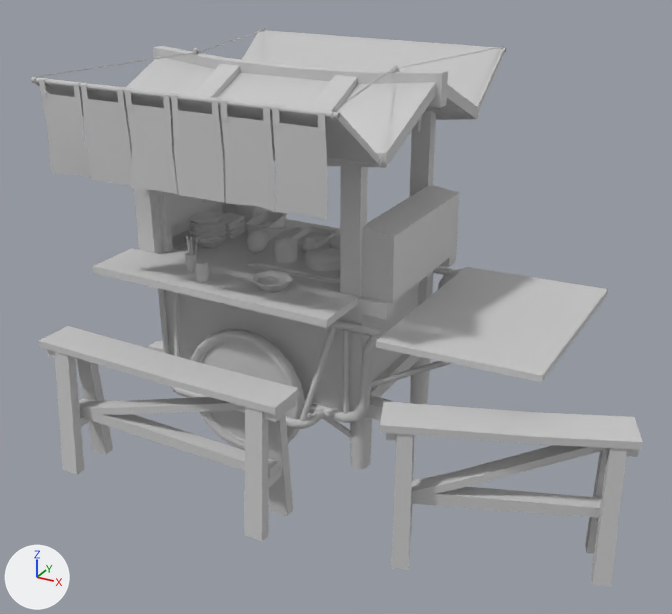
The OBJ model Codigo_fuente/Models/FoodTrucks/Ft3/yatai.obj, before and after one commit.
Before and after are seen from a 50 mm camera at (48.4, -62.1, 49.0) aimed at (11.0, 5.9, 15.0). Lighting does not change. The marker at lower left points along +X, +Y and +Z. Where no turn or scale is listed for an object, it has been applied to the vertices.

The first picture shows 'SM_Yatai', 'SM_Yatai_bench', 'SM_yatai_bench2', 'SM_yatai_props'.
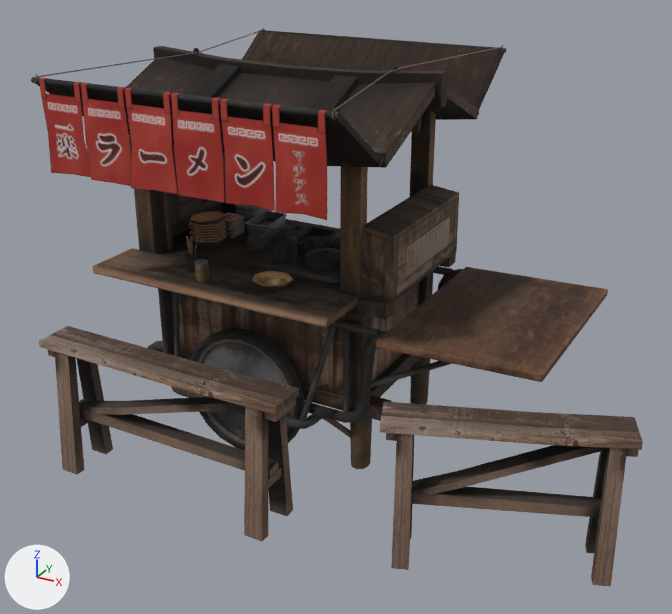
The newer file is also turned or shifted as a whole; pictures and numbers use the older file's frame.

Pixel boxes [x1, y1, x2, y2] of what changed, in the pictures (672 x 614 px):
'SM_Yatai', recoloured
    both: [31, 28, 608, 469]
'SM_Yatai_bench', recoloured (grey to brown)
    both: [39, 326, 299, 541]
'SM_yatai_bench2', recoloured (grey to brown)
    both: [380, 401, 643, 586]
'SM_yatai_props', recoloured
    both: [185, 204, 330, 292]

What changed in the scene script:
```text
Add img_t_yatai_props_d_tga:
    img_t_yatai_props_d_tga = load_image('T_Yatai-Props_D.tga', 'T_Yatai-Props_D.tga', 512, 512, 'sRGB')
Add img_t_yatai_bench_d_tga:
    img_t_yatai_bench_d_tga = load_image('T_Yatai-bench_D.tga', 'T_Yatai-bench_D.tga', 512, 512, 'sRGB')
Add img_t_yatai4096_d2_tga:
    img_t_yatai4096_d2_tga = load_image('T_Yatai4096_D2.tga', 'T_Yatai4096_D2.tga', 512, 512, 'sRGB')
Add mat_yatai_material__1:
    mat_yatai_material__1 = principled_material('yatai_Material__1')
    mat_yatai_material__1.texture = img_t_yatai_props_d_tga
    mat_yatai_material__1.roughness = 0.9
Add mat_yatai_material__44:
    mat_yatai_material__44 = principled_material('yatai_Material__44')
    mat_yatai_material__44.texture = img_t_yatai_bench_d_tga
    mat_yatai_material__44.roughness = 0.9
Add mat_yatai_material__0:
    mat_yatai_material__0 = principled_material('yatai_Material__0')
    mat_yatai_material__0.texture = img_t_yatai4096_d2_tga
    mat_yatai_material__0.roughness = 0.9
Change me_sm_yatai:
    where me_sm_yatai.from_pydata(...)  # 2832 vertices, 4739 faces; spans x -11.6..32.2, y -6.6..28.4, z 0.3..36.0
    remove me_sm_yatai.materials.append(mat_material__0)  # light grey #cacaca
    add me_sm_yatai.materials.append(mat_yatai_material__0)  # picture img_t_yatai4096_d2_tga
Change me_sm_yatai_bench:
    where me_sm_yatai_bench.from_pydata(...)  # 96 vertices, 148 faces; spans x -10.8..14.0, y -10.0..-5.0, z 0.3..12.9
    remove me_sm_yatai_bench.materials.append(mat_material__44)  # light grey #cacaca
    add me_sm_yatai_bench.materials.append(mat_yatai_material__44)  # picture img_t_yatai_bench_d_tga
Change me_sm_yatai_bench2:
    where me_sm_yatai_bench2.from_pydata(...)  # 96 vertices, 148 faces; spans x 20.9..40.0, y -7.9..3.0, z 0.3..12.9
    remove me_sm_yatai_bench2.materials.append(mat_material__44)  # light grey #cacaca
    add me_sm_yatai_bench2.materials.append(mat_yatai_material__44)  # picture img_t_yatai_bench_d_tga
Change me_sm_yatai_props:
    where me_sm_yatai_props.from_pydata(...)  # 987 vertices, 1728 faces; spans x -6.5..8.8, y -0.6..18.1, z 17.5..21.0
    remove me_sm_yatai_props.materials.append(mat_material__1)  # light grey #cacaca
    add me_sm_yatai_props.materials.append(mat_yatai_material__1)  # picture img_t_yatai_props_d_tga
```
